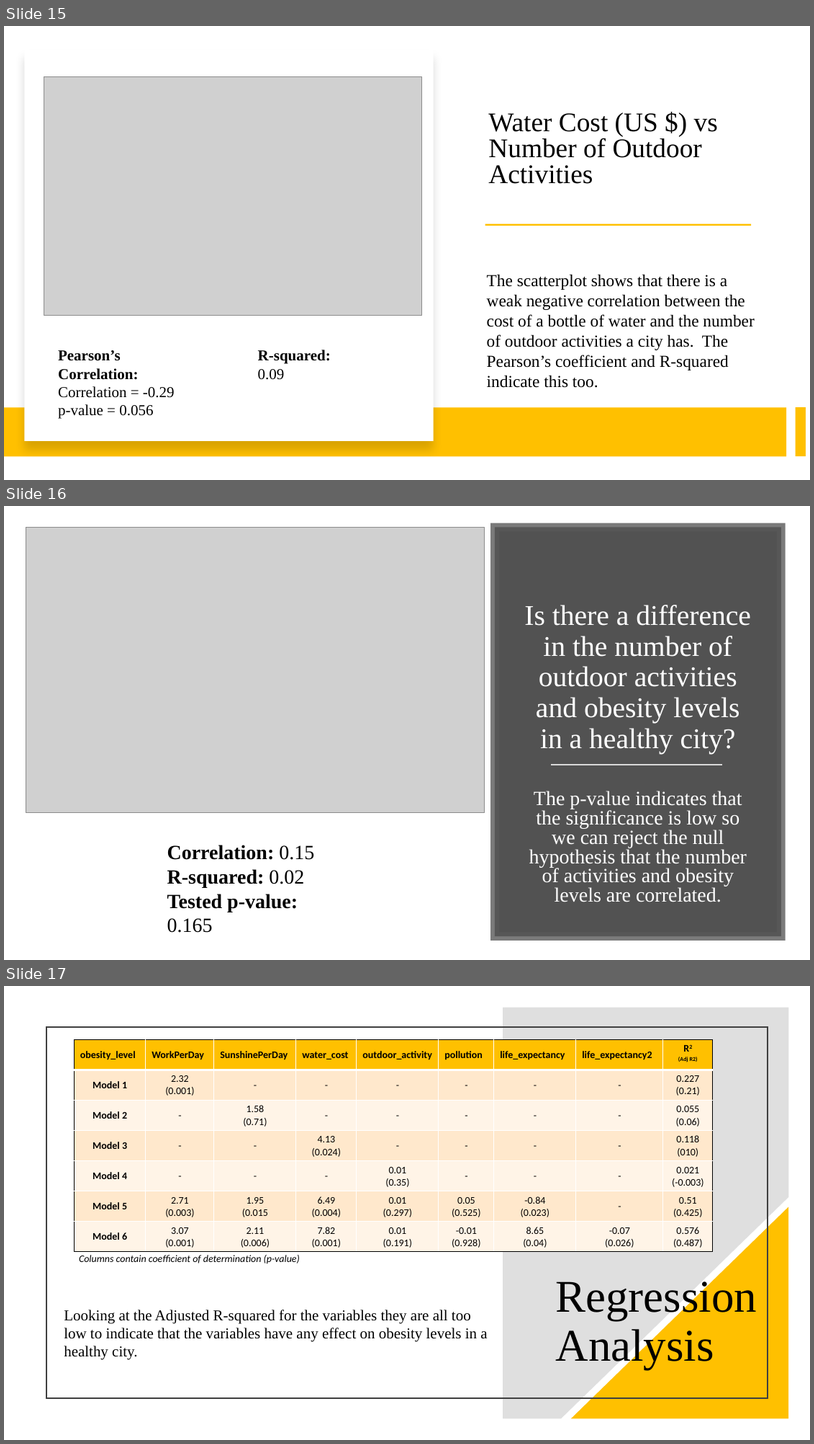
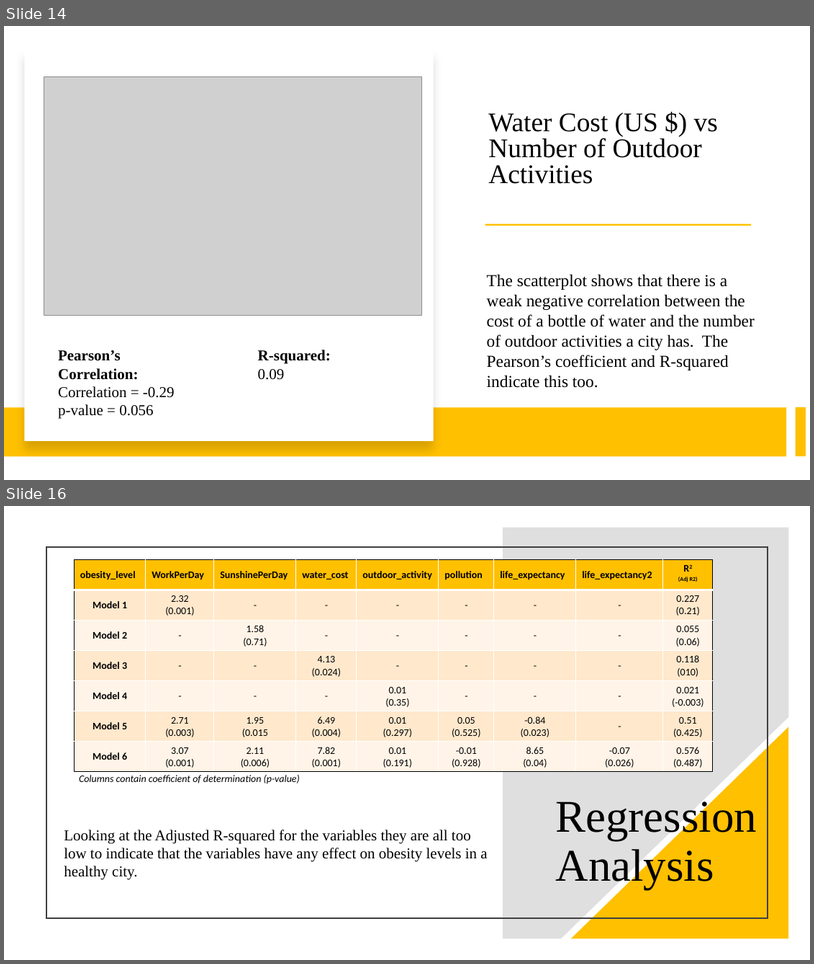
Before and after one commit to catie-williams/bu-dsc, a slide deck: DSC530/Healthiest City/Healthy Lifestyles.pptx. Shown one above the other, each under a label of ours: slides 15, 16 and 17 before the commit, slides 14 and 16 after it; the slides between them are not shown. The pictures are 814x1444 and 814x964 pixels, drawn with LibreOffice and Linux fonts; fonts in the diff are those of the drawing; grey boxes stand for pictures. Boxes give left, top, right and bottom in pixels: in the first picture for what was removed or moved away, otherwise in the second. Text is boxed around its words. In the diff, an @@ line names an element or a change of style, - is before the commit and + after.

```diff
--- a/DSC530/Healthiest City/Healthy Lifestyles.pptx
+++ b/DSC530/Healthiest City/Healthy Lifestyles.pptx
@@ slide 16 removed at (4, 506, 810, 960), background #FFFFFF @@
@@ picture removed at (26, 527, 484, 813) @@
@@ rectangle removed at (495, 527, 782, 936) @@
@@ text removed at (525, 605, 751, 754) @@
-Is there a difference in the number of outdoor activities and obesity levels in a healthy city?
@@ line removed from (551, 765) to (723, 765) @@
@@ text removed at (530, 790, 748, 902) @@
-The p-value indicates that the significance is low so we can reject the null hypothesis that the number of activities and obesity levels are correlated.
@@ text removed at (167, 844, 314, 932) @@
-Correlation: 0.15
-R-squared: 0.02
-Tested p-value: 0.165
@@ what was slide 15 is now slide 14 @@
@@ what was slide 17 is now slide 16 @@
```
Also in this commit, not shown: 8 slides changed, 1 slide added, 1 other slide removed, 3 other files.
